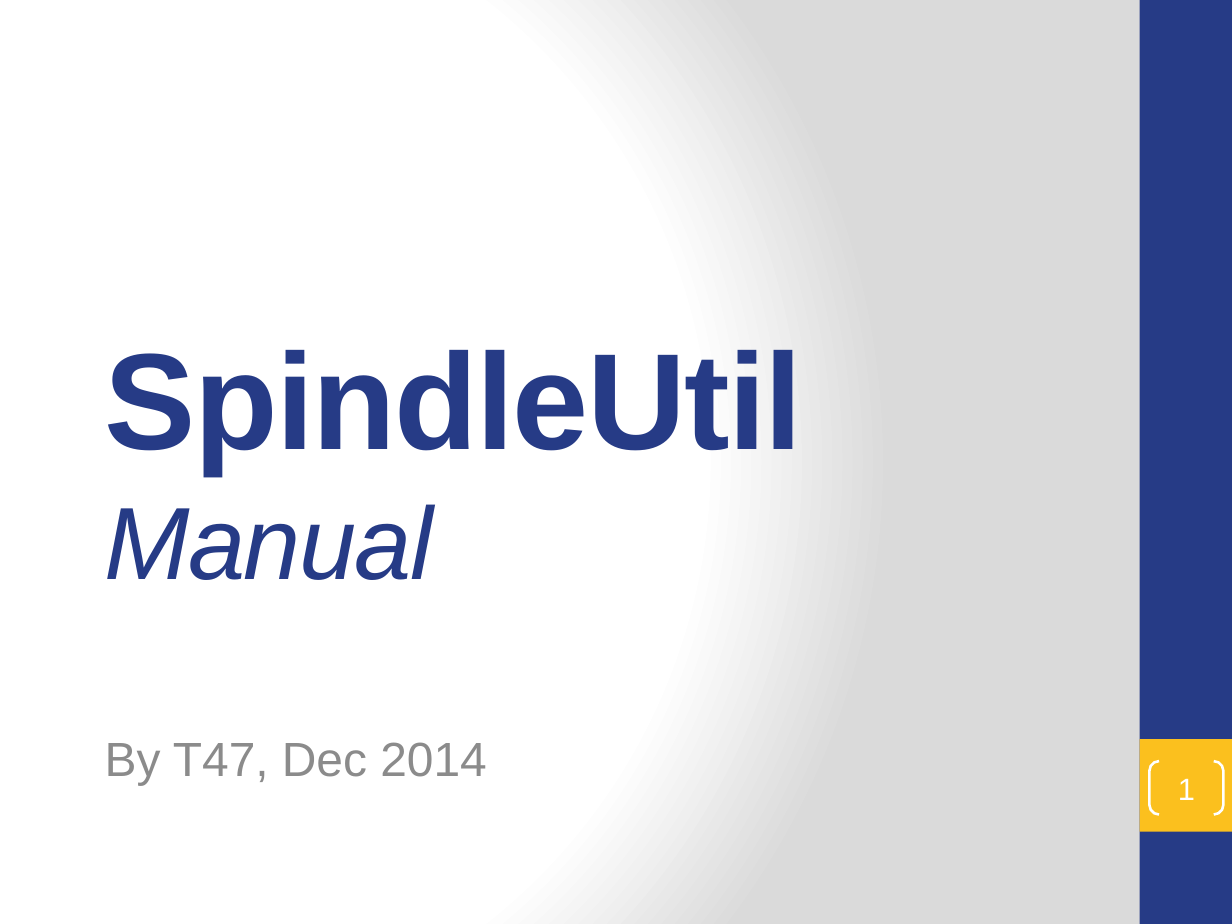
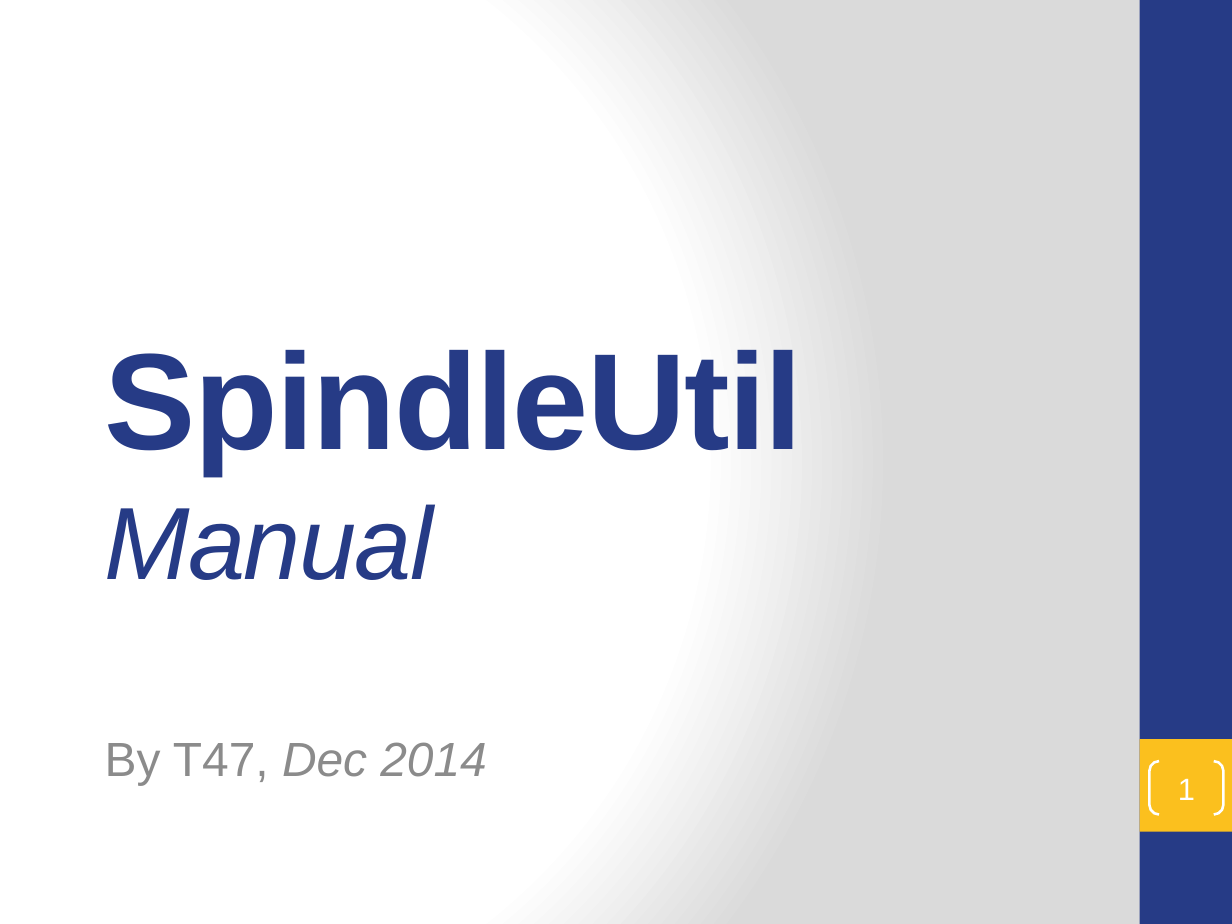
Before and after one commit to t47io/SpindleUtil, a slide deck: slide 1 of Scripts/SpindleQuantify/README.pptx. Drawn at 1232x924 pixels with LibreOffice and Linux fonts; fonts in the diff are those of the drawing. Boxes give left, top, right and bottom in pixels: in the first picture for what was removed or moved away, otherwise in the second. Text is boxed around its words. In the diff, an @@ line names an element or a change of style, - is before the commit and + after.

```diff
--- a/Scripts/SpindleQuantify/README.pptx
+++ b/Scripts/SpindleQuantify/README.pptx
@@ subtitle "By T47, Dec 2014" at [105, 742, 486, 785]: italic on in "Dec 2014" @@
```
Also in this commit, not shown: 4 other slides changed, 1 slide added, 1 slide removed, 2 other files.
